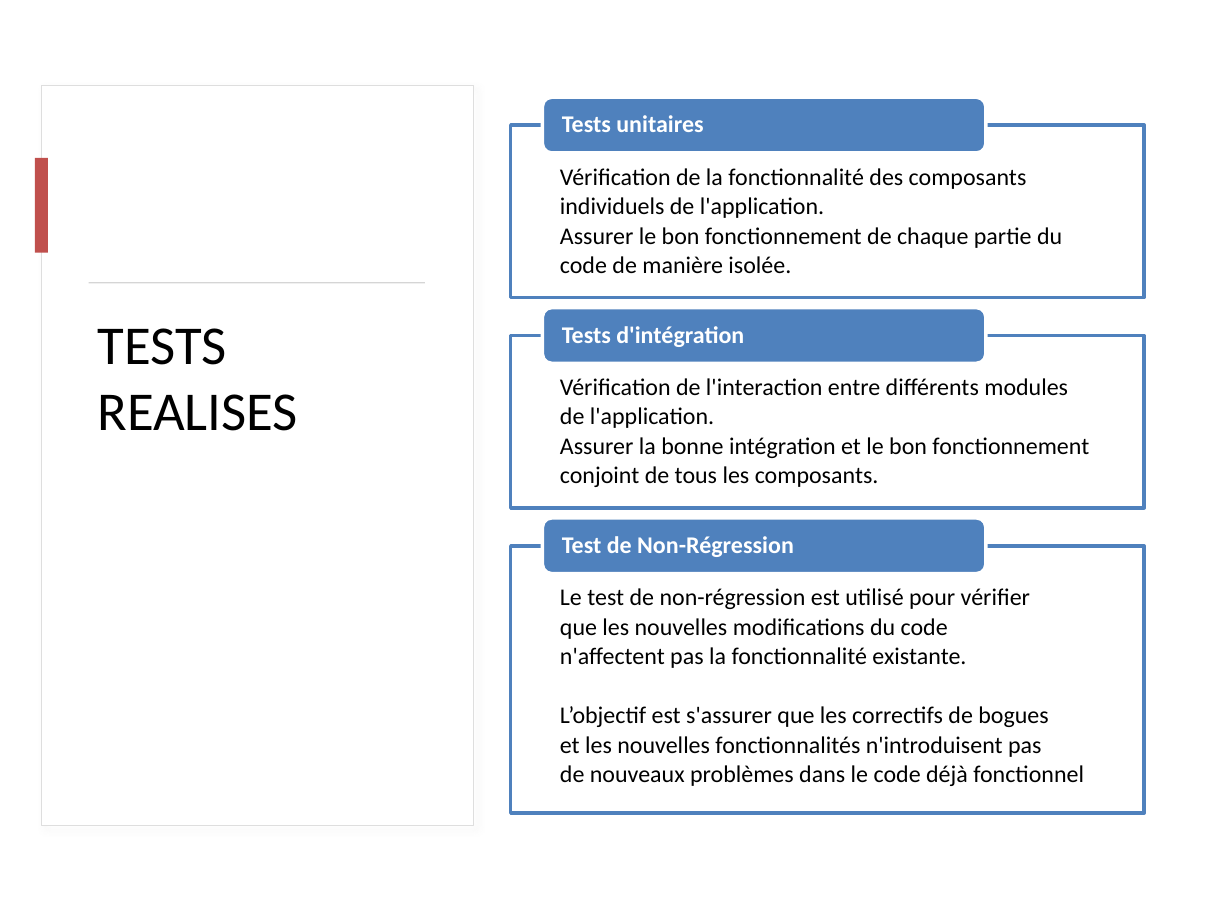
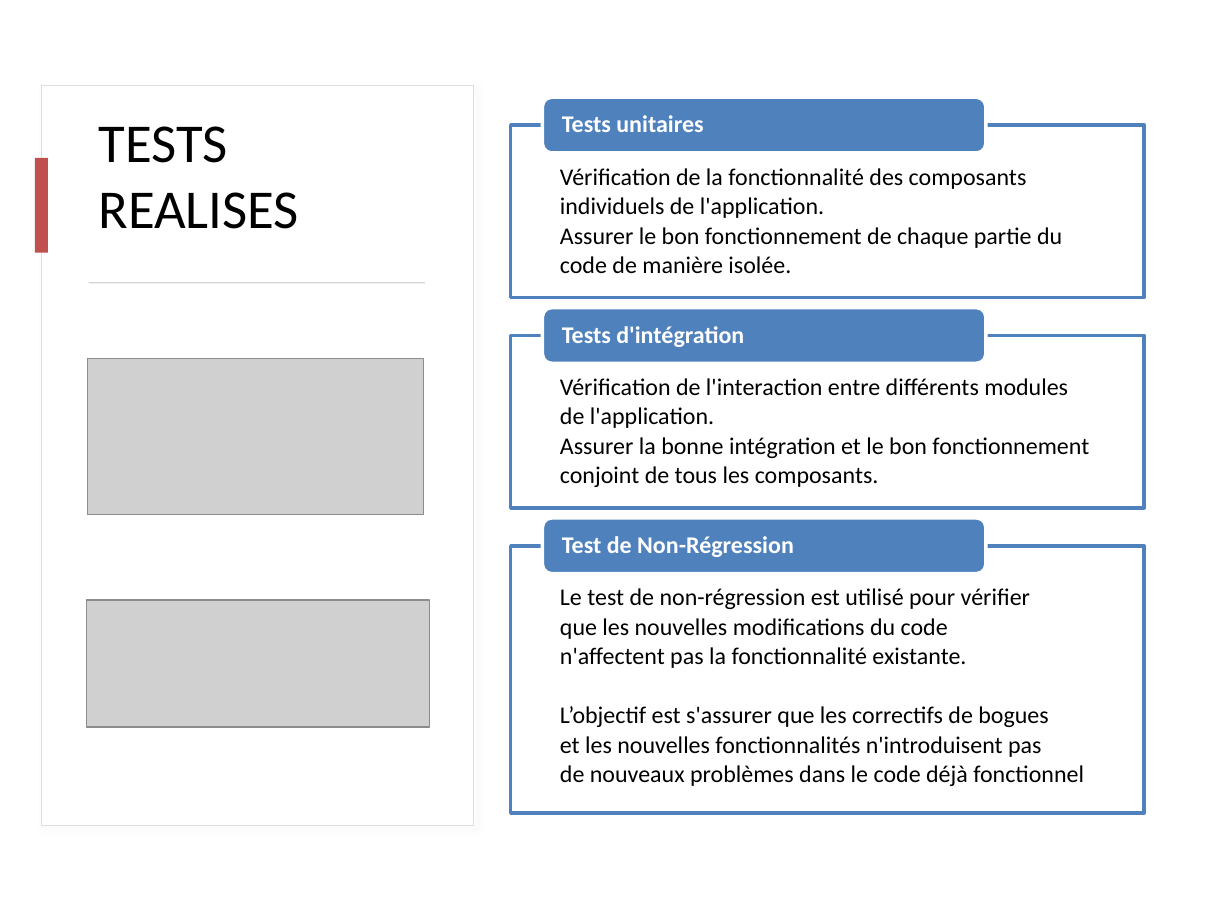
Before and after one commit to ShilkovKonst/pictopicto-client, a slide deck: slide 29 of dossier/PROJET picto.pptx. Drawn at 1232x924 pixels with LibreOffice and Linux fonts; fonts in the diff are those of the drawing; grey boxes stand for pictures. Boxes give left, top, right and bottom in pixels: in the first picture for what was removed or moved away, otherwise in the second. Text is boxed around its words. In the diff, an @@ line names an element or a change of style, - is before the commit and + after.

```diff
--- a/dossier/PROJET picto.pptx
+++ b/dossier/PROJET picto.pptx
@@ text "TESTS REALISES": place and size @@
-text "TESTS REALISES" at [97, 328, 298, 431]
+text "TESTS REALISES" at [98, 126, 299, 229]
@@ picture added at [87, 359, 424, 515] @@
@@ picture added at [86, 600, 429, 727] @@
```
Also in this commit, not shown: 9 other slides changed, 9 slides added, 2 slides removed, 2 other files.
